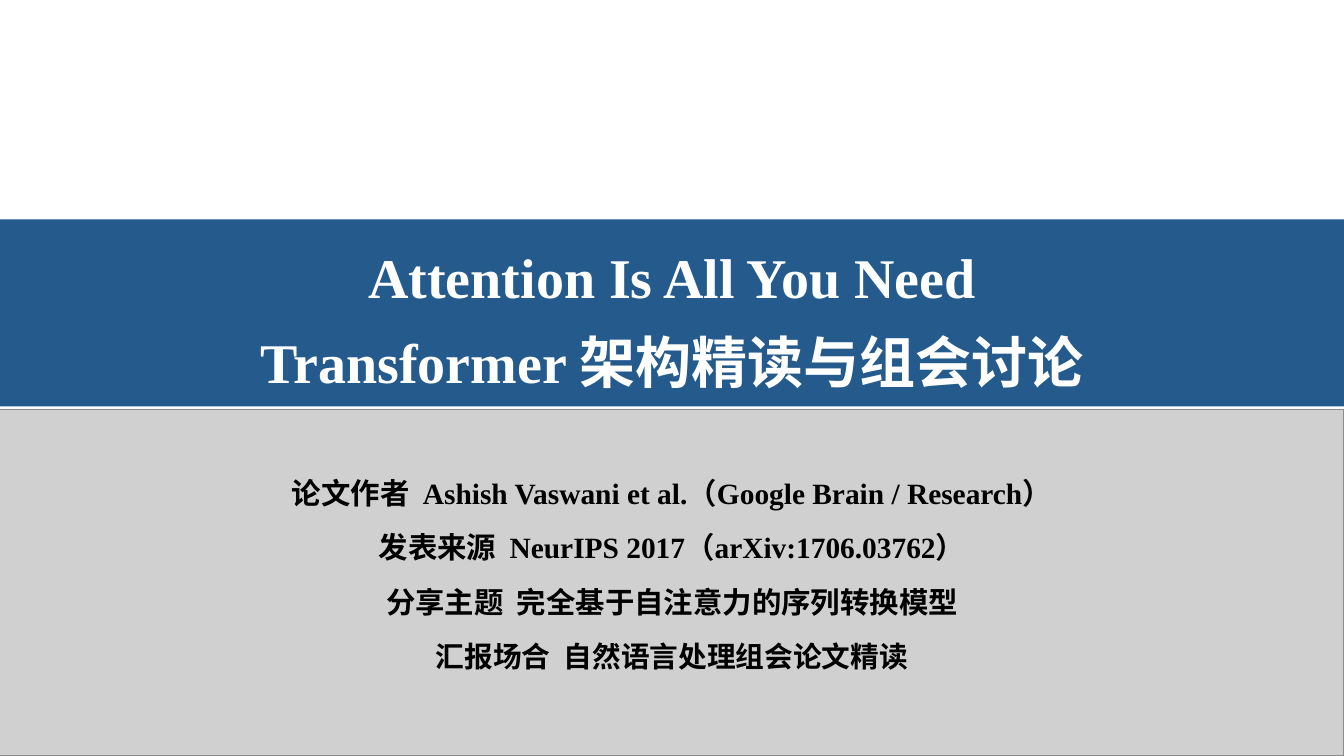
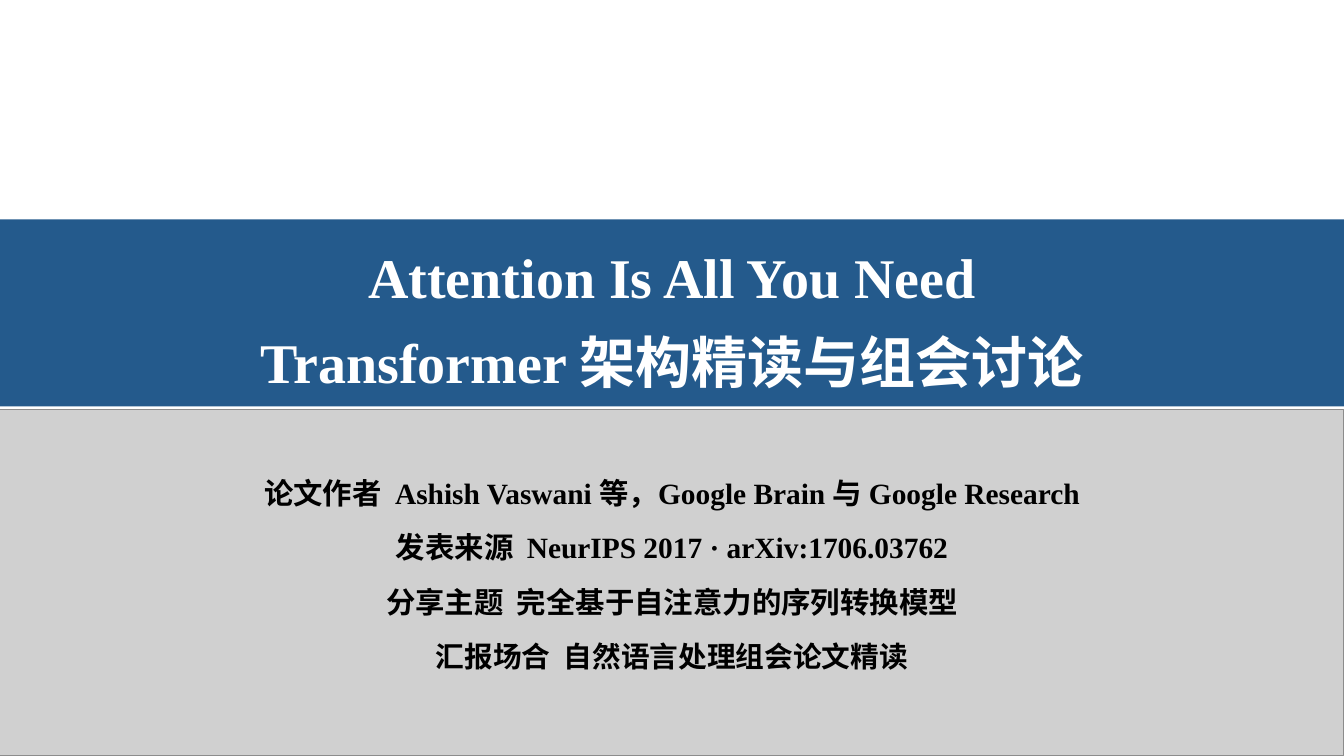
Before and after one commit to Starxy/skills, a slide deck: slide 1 of skills/ppt-craft/assets/academic-blue-template.pptx. Drawn at 1344x756 pixels with LibreOffice and Linux fonts; fonts in the diff are those of the drawing; grey boxes stand for pictures. Boxes give left, top, right and bottom in pixels: in the first picture for what was removed or moved away, otherwise in the second. Text is boxed around its words. In the diff, an @@ line names an element or a change of style, - is before the commit and + after.

```diff
--- a/skills/ppt-craft/assets/academic-blue-template.pptx
+++ b/skills/ppt-craft/assets/academic-blue-template.pptx
@@ text at (x1=264, y1=479, x2=1079, y2=511): text changed @@
-论文作者 Ashish Vaswani et al.（Google Brain / Research）
+论文作者 Ashish Vaswani 等，Google Brain 与 Google Research
@@ text at (x1=396, y1=533, x2=948, y2=561): text changed @@
-发表来源 NeurIPS 2017（arXiv:1706.03762）
+发表来源 NeurIPS 2017 · arXiv:1706.03762
```
Also in this commit, not shown: 12 other slides changed, 1 slide added, 1 slide removed, 4 other files.
